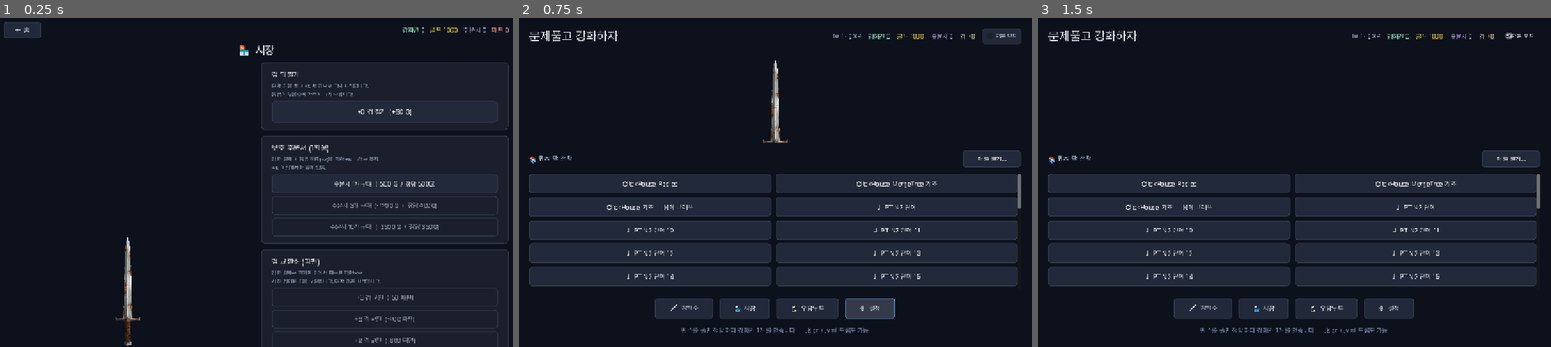
Above: before the commit, frames 1-3 (left to right).
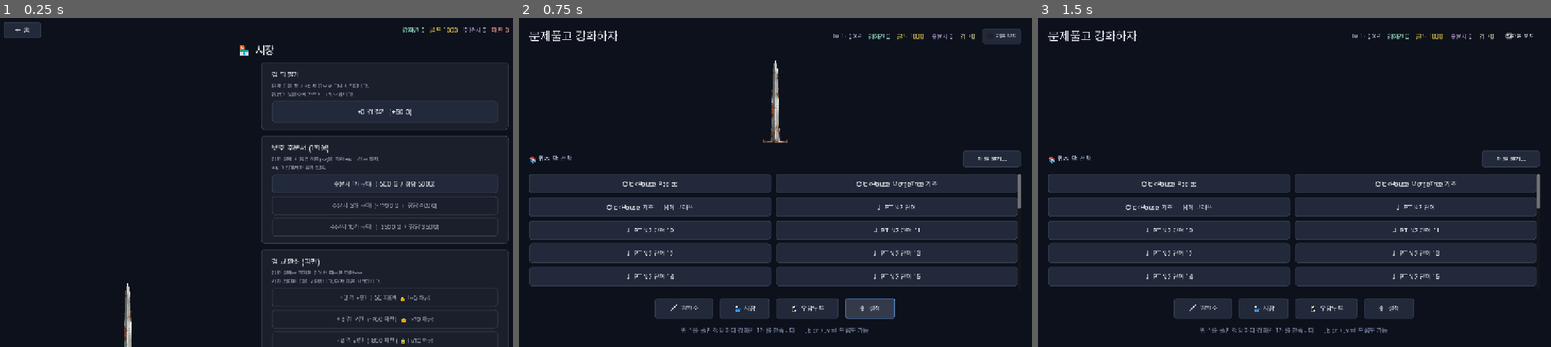
Above: after the commit, the same moments.

Repository: joyuno/studyandgame-godot
Game: Godot game, scene res://scenes/Market.tscn
The game is run twice, just before and just after one commit, with the same random seed, the same clock (stepped at 60 frames per second) and the same inputs. This scene is started directly instead of the project's main scene.
Inputs:
- Up to frame 1 (0.25 s): no input
- Up to frame 2 (0.75 s): click "← 홈" at 0.5 s
- Up to frame 3 (1.5 s): click "차분 모드" at 1.25 s

The runs differ from the first frame. In frame 1, 0.8% of the frame differs, in the area x 22-85%, y 66-100%; in frame 2, nothing differs; in frame 3, nothing differs.

Commit message:
feat(market): 레벨 게이팅 + 소비상점 + 잠금 표시

Diff:
--- a/scripts/ui/market.gd
+++ b/scripts/ui/market.gd
@@ -20,6 +20,9 @@
 var _gold_buy_buttons: Dictionary = {}    # target_level (int) → gold-buy Button
 var _status_label: Label
 var _sword_slot: Control
+var _consumable_section: Control         # container that can be locked/unlocked
+var _consumable_lock_label: Label        # shown when shop is locked
+var _consumable_buttons: Dictionary = {} # id → Array[Button] — per-currency buttons
 
 
 func _ready() -> void:
@@ -30,6 +33,8 @@
 	ProgressStore.scrolls_changed.connect(func(_n): _refresh())
 	ProgressStore.tickets_changed.connect(func(_n): _refresh())
 	ProgressStore.shards_changed.connect(func(_n): _refresh())
+	ProgressStore.consumables_changed.connect(func(_s): _refresh())
+	ProgressStore.progress_changed.connect(_refresh)
 
 
 func _build_layout() -> void:
@@ -252,6 +257,40 @@
 		gp_box.add_child(btn)
 		_gold_buy_buttons[tier] = btn
 
+	# Consumable shop — level-gated at Lv5 (whole section) and Lv10 (xp_boost).
+	var consumable_panel := PanelContainer.new()
+	right.add_child(consumable_panel)
+	var cp_margin := MarginContainer.new()
+	cp_margin.add_theme_constant_override("margin_left", 16)
+	cp_margin.add_theme_constant_override("margin_right", 16)
+	cp_margin.add_theme_constant_override("margin_top", 12)
+	cp_margin.add_theme_constant_override("margin_bottom", 12)
+	consumable_panel.add_child(cp_margin)
+	var cp_box := VBoxContainer.new()
+	cp_box.add_theme_constant_override("separation", 8)
+	cp_margin.add_child(cp_box)
+
+	var cp_title := Label.new()
+	cp_title.text = "소비 아이템"
+	cp_title.add_theme_font_size_override("font_size", 18)
+	cp_box.add_child(cp_title)
+
+	_consumable_lock_label = Label.new()
+	_consumable_lock_label.add_theme_font_size_override("font_size", 13)
+	_consumable_lock_label.modulate = Color(0.7, 0.75, 0.85)
+	cp_box.add_child(_consumable_lock_label)
+
+	_consumable_section = cp_box
+
+	var consumable_items: Array = [
+		["luck_charm",  "행운 부적",   Economy.LUCK_CHARM_COST],
+		["xp_boost",    "XP 부스터",   Economy.XP_BOOST_COST],
+		["combo_insure","콤보 보험",   Economy.COMBO_INSURE_COST],
+	]
+	for entry in consumable_items:
+		var row := _make_consumable_row(entry[0], entry[1], entry[2])
+		cp_box.add_child(row)
+
 	# Status text
 	_status_label = Label.new()
 	_status_label.horizontal_alignment = HORIZONTAL_ALIGNMENT_CENTER
@@ -265,6 +304,51 @@
 	l.add_theme_font_size_override("font_size", 16)
 	l.modulate = color
 	return l
+
+
+func _make_consumable_row(id: String, item_name: String, cost: Dictionary) -> Control:
+	var row := HBoxContainer.new()
+	row.add_theme_constant_override("separation", 10)
+	var lbl := Label.new()
+	lbl.text = item_name
+	lbl.size_flags_horizontal = SIZE_EXPAND_FILL
+	row.add_child(lbl)
+	var btns: Array = []
+	if cost.has("shards"):
+		var b := Button.new()
+		b.text = "파편 %d" % int(cost["shards"])
+		b.pressed.connect(func(): _buy_consumable(id, "shards"))
+		row.add_child(b)
+		btns.append(b)
+	if cost.has("gold"):
+		var b2 := Button.new()
+		b2.text = "골드 %d" % int(cost["gold"])
+		b2.pressed.connect(func(): _buy_consumable(id, "gold"))
+		row.add_child(b2)
+		btns.append(b2)
+	_consumable_buttons[id] = btns
+	return row
+
+
+func _buy_consumable(id: String, pay: String) -> void:
+	var r := ProgressStore.buy_consumable(id, pay)
+	if r.get("ok", false):
+		_status_label.text = "✅ 구매 완료"
+		_status_label.modulate = Color(0.6, 1.0, 0.7)
+	else:
+		_status_label.text = "구매 실패: %s" % str(r.get("reason", ""))
+		_status_label.modulate = Color(1, 0.6, 0.6)
+	_refresh()
+
+
+# Returns the minimum player level at which `tier` becomes purchasable.
+# Mirrors the thresholds in Economy.max_buyable_sword_level().
+func _sword_unlock_level(tier: int) -> int:
+	if tier <= 5:
+		return 5
+	if tier <= 9:
+		return 10
+	return 20
 
 
 func _refresh() -> void:
@@ -289,20 +373,67 @@
 		b.text = "주문서 %d개 구매  (-%d G  /  장당 %dG)" % [qty, cost, roundi(unit_g)]
 		b.disabled = gold < cost
 
-	# Refresh each exchange button's label + affordability. Tiers below the
-	# player's current sword are still clickable — at that point they're a
-	# *downgrade*, but the player paid in shards so let them choose.
+	# Refresh exchange + gold buttons with level gating.
+	var player_level: int = ProgressStore.get_level()
+	var max_sword: int = Economy.max_buyable_sword_level(player_level)
+
+	# Tiers below player's current sword are still clickable (a downgrade the
+	# player chose to pay for). Tiers above max_buyable_sword_level are locked.
 	for tier in _exchange_buttons.keys():
-		var cost: int = int(ProgressStore.SHARD_EXCHANGE[tier])
-		var btn: Button = _exchange_buttons[tier]
-		btn.text = "+%d 검 교환  (-%d 파편)" % [tier, cost]
-		btn.disabled = shards < cost
-
+		var ebtn: Button = _exchange_buttons[tier]
+		var cost_e: int = int(ProgressStore.SHARD_EXCHANGE[tier])
+		if tier > max_sword:
+			var unlock_lv: int = _sword_unlock_level(tier)
+			ebtn.text = "+%d 검 교환  (-%d 파편)  🔒 Lv%d 해금" % [tier, cost_e, unlock_lv]
+			ebtn.disabled = true
+		else:
+			ebtn.text = "+%d 검 교환  (-%d 파편)" % [tier, cost_e]
+			ebtn.disabled = shards < cost_e
 	for tier in _gold_buy_buttons.keys():
-		var cost2: int = int(ProgressStore.SWORD_GOLD_PRICE[tier])
-		var btn2: Button = _gold_buy_buttons[tier]
-		btn2.text = "+%d 검 구매  (-%d G)" % [tier, cost2]
-		btn2.disabled = gold < cost2
+		var gbtn: Button = _gold_buy_buttons[tier]
+		var cost_g: int = int(ProgressStore.SWORD_GOLD_PRICE[tier])
+		if tier > max_sword:
+			var unlock_lv: int = _sword_unlock_level(tier)
+			gbtn.text = "+%d 검 구매  (-%d G)  🔒 Lv%d 해금" % [tier, cost_g, unlock_lv]
+			gbtn.disabled = true
+		else:
+			gbtn.text = "+%d 검 구매  (-%d G)" % [tier, cost_g]
+			gbtn.disabled = gold < cost_g
+
+	# ── Level-gated consumable shop
+	var shop_open: bool = Economy.consumable_shop_unlocked(player_level)
+	if shop_open:
+		_consumable_lock_label.text = ""
+		_consumable_lock_label.visible = false
+	else:
+		_consumable_lock_label.text = "🔒 Lv%d에 해금" % Economy.UNLOCK_CONSUMABLE_SHOP
+		_consumable_lock_label.visible = true
+	var xp_boost_open: bool = Economy.xp_boost_unlocked(player_level)
+	# Rebuild consumable button labels and disabled state from the cost dicts
+	# so we never accumulate stale lock-hint text.
+	var consumable_costs: Dictionary = {
+		"luck_charm": Economy.LUCK_CHARM_COST,
+		"xp_boost":   Economy.XP_BOOST_COST,
+		"combo_insure": Economy.COMBO_INSURE_COST,
+	}
+	for cid in _consumable_buttons.keys():
+		var row_btns: Array = _consumable_buttons[cid]
+		var cost_dict: Dictionary = consumable_costs.get(cid, {})
+		var pay_keys: Array = cost_dict.keys()
+		for i in row_btns.size():
+			var cbtn: Button = row_btns[i]
+			var pay_key: String = pay_keys[i]
+			var amount: int = int(cost_dict[pay_key])
+			var label_prefix: String = ("파편" if pay_key == "shards" else "골드") + " %d" % amount
+			if not shop_open:
+				cbtn.text = label_prefix
+				cbtn.disabled = true
+			elif cid == "xp_boost" and not xp_boost_open:
+				cbtn.text = label_prefix + "  🔒 Lv%d" % Economy.UNLOCK_XP_BOOST
+				cbtn.disabled = true
+			else:
+				cbtn.text = label_prefix
+				cbtn.disabled = false
 
 
 func _on_sell() -> void:
